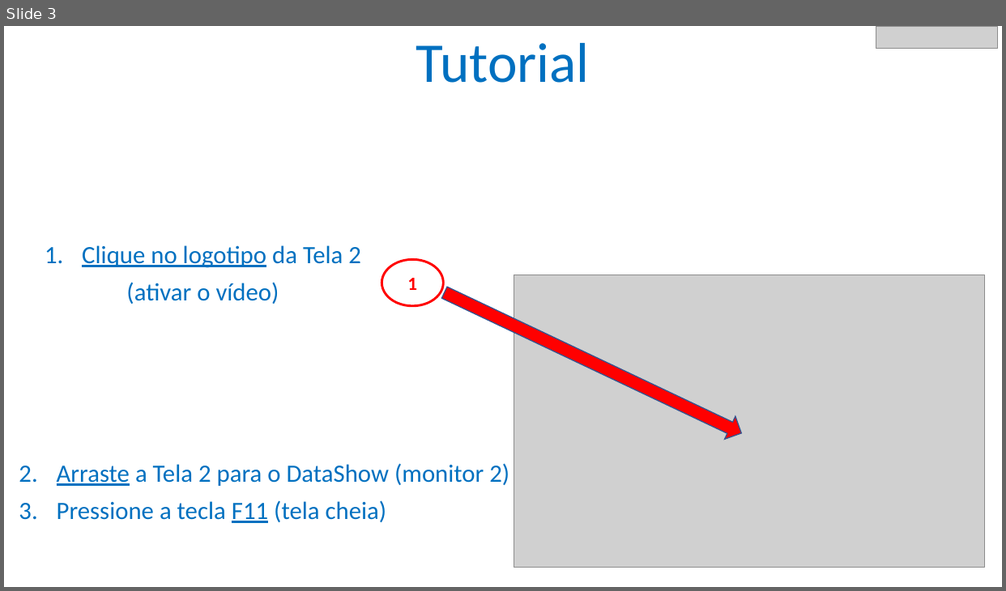
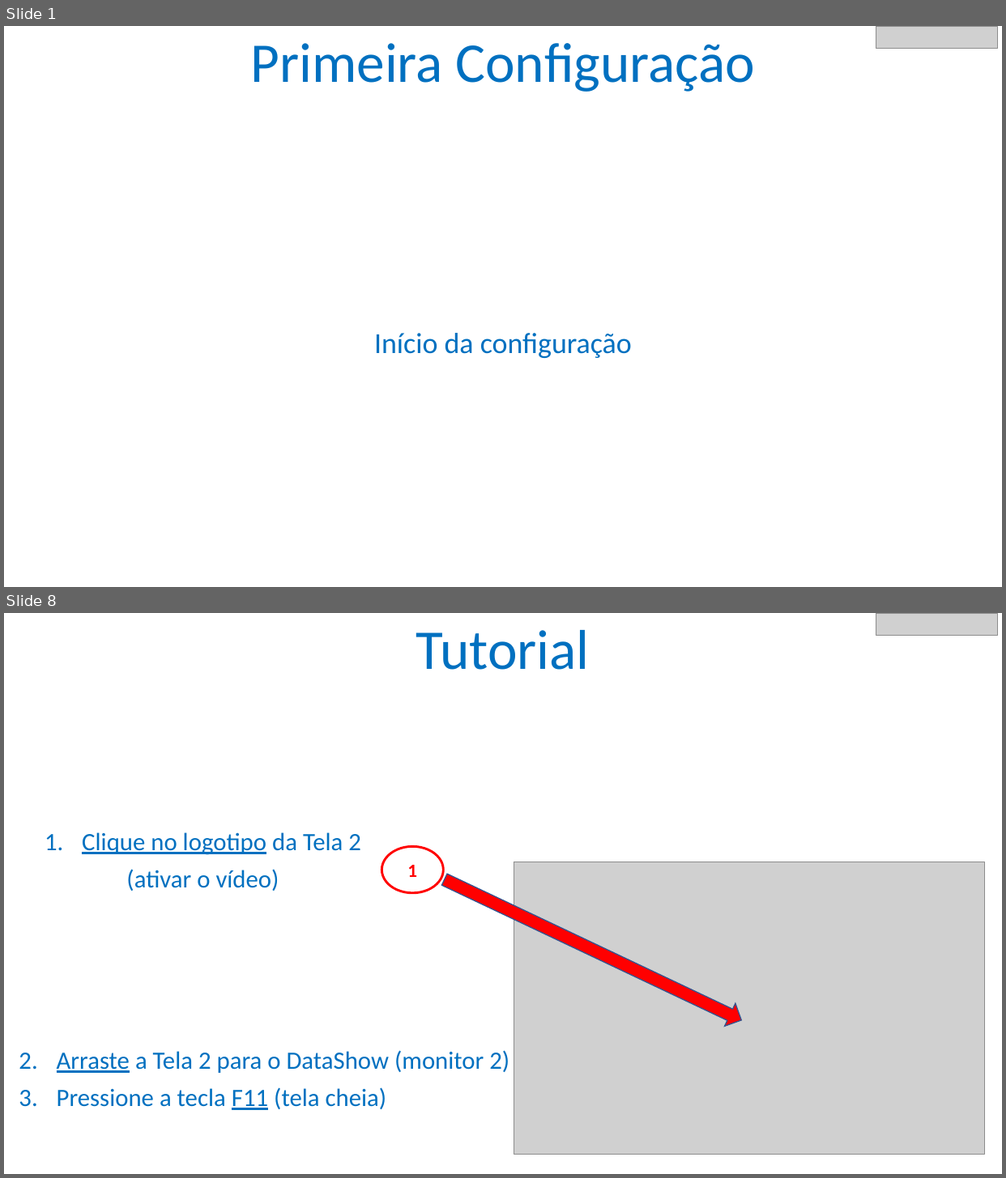
Before and after one commit to datashowcloud/datashow, a slide deck: help/help.pptx. Shown one above the other, each under a label of ours: slide 3 before the commit, slides 1 and 8 after it; the slides between them are not shown. The pictures are 1006x591 and 1006x1178 pixels, drawn with LibreOffice and Linux fonts; fonts in the diff are those of the drawing; grey boxes stand for pictures. Boxes give left, top, right and bottom in pixels: in the first picture for what was removed or moved away, otherwise in the second. Text is boxed around its words. In the diff, an @@ line names an element or a change of style, - is before the commit and + after.

```diff
--- a/help/help.pptx
+++ b/help/help.pptx
@@ slide 1 added at bbox=[4, 26, 1002, 587], background #FFFFFF @@
@@ title added at bbox=[251, 43, 755, 92], 54 pt, text #0070C0 @@
+Primeira Configuração
@@ picture added at bbox=[876, 27, 998, 49] @@
@@ text added at bbox=[374, 333, 632, 358], 28 pt, text #0070C0 @@
+Início da configuração
@@ what was slide 3 is now slide 8 @@
```
Also in this commit, not shown: 3 slides changed, 6 other slides added, 2 other files.
